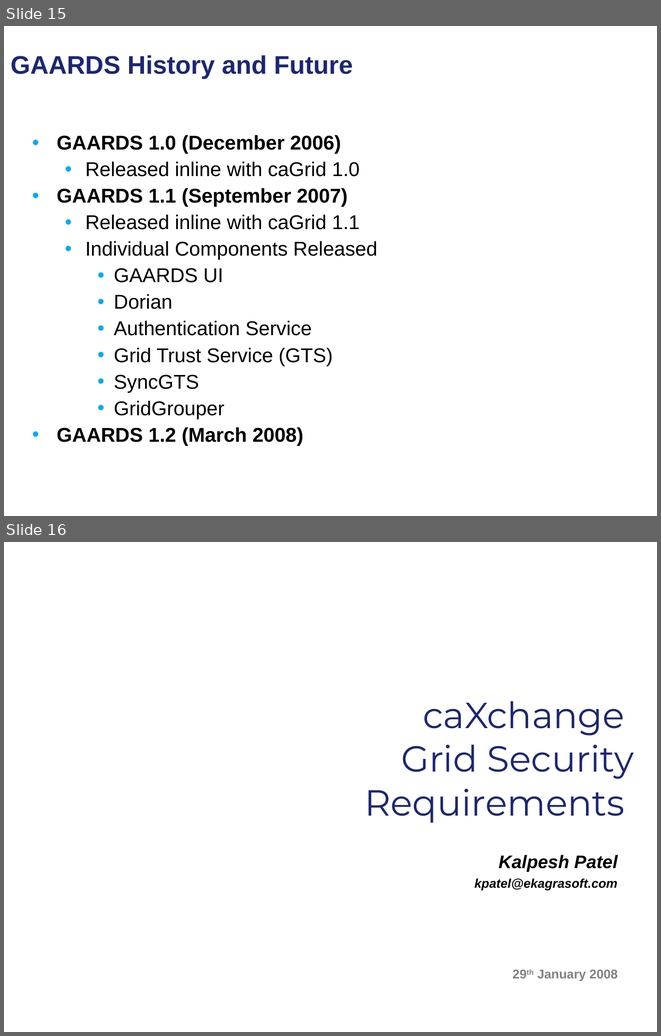
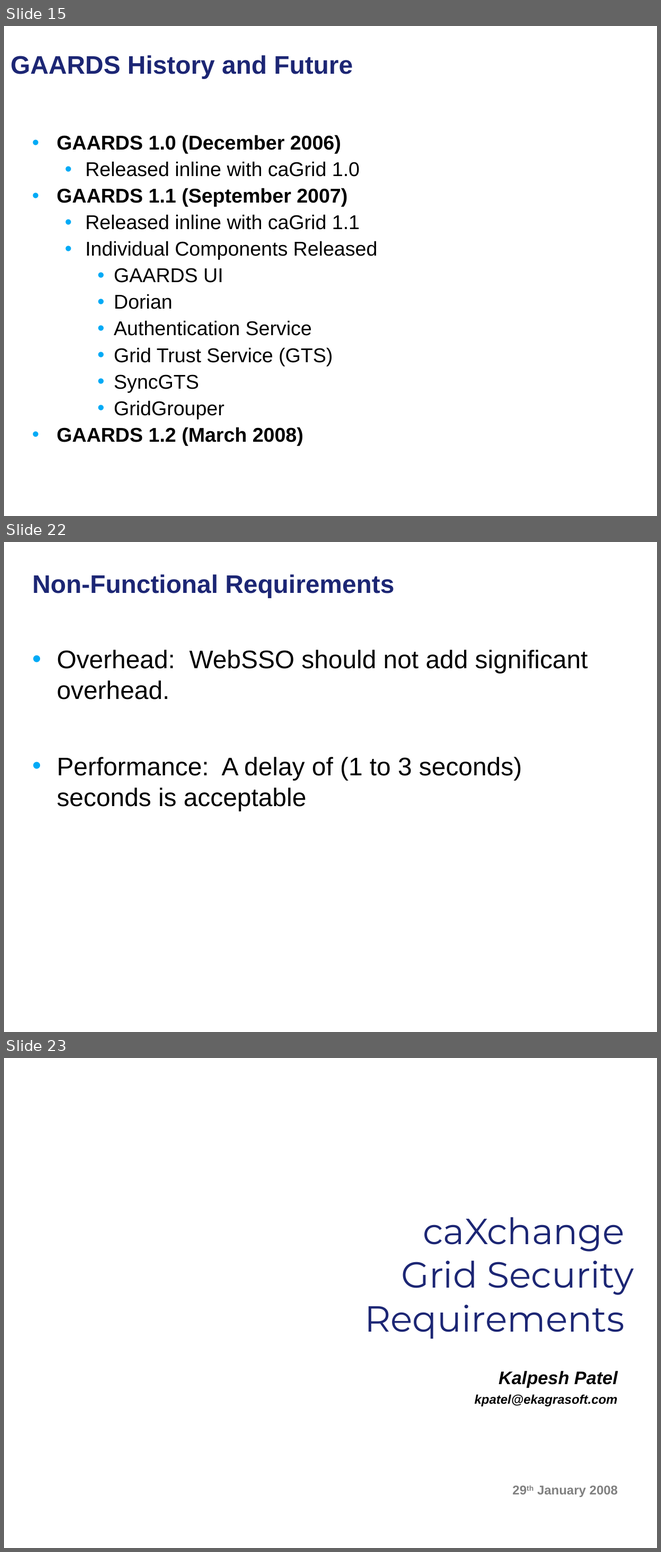
Before and after one commit to NCIP/cagrid-docs, a slide deck: presentations/security/gaards-arch-vcde-f2f-january-2008.ppt. Shown one above the other, each under a label of ours: slides 15 and 16 before the commit, slides 15, 22 and 23 after it; the slides between them are not shown. The pictures are 661x1036 and 661x1552 pixels, drawn with LibreOffice and Linux fonts; fonts in the diff are those of the drawing; background and template pictures are left out. Boxes give left, top, right and bottom in pixels: in the first picture for what was removed or moved away, otherwise in the second. Text is boxed around its words. In the diff, an @@ line names an element or a change of style, - is before the commit and + after.

```diff
--- a/presentations/security/gaards-arch-vcde-f2f-january-2008.ppt
+++ b/presentations/security/gaards-arch-vcde-f2f-january-2008.ppt
@@ slide 22 added at [4, 542, 657, 1032], background picture (left out) @@
@@ title added at [32, 574, 394, 598], 28 pt, text #1C2674, bold @@
+Non-Functional Requirements
@@ text added at [57, 650, 588, 811], 28 pt, text #000000 @@
+• Overhead: WebSSO should not add significant overhead.
+• Performance: A delay of (1 to 3 seconds) seconds is acceptable
@@ what was slide 16 is now slide 23 @@
```
Also in this commit, not shown: 6 other slides added.
